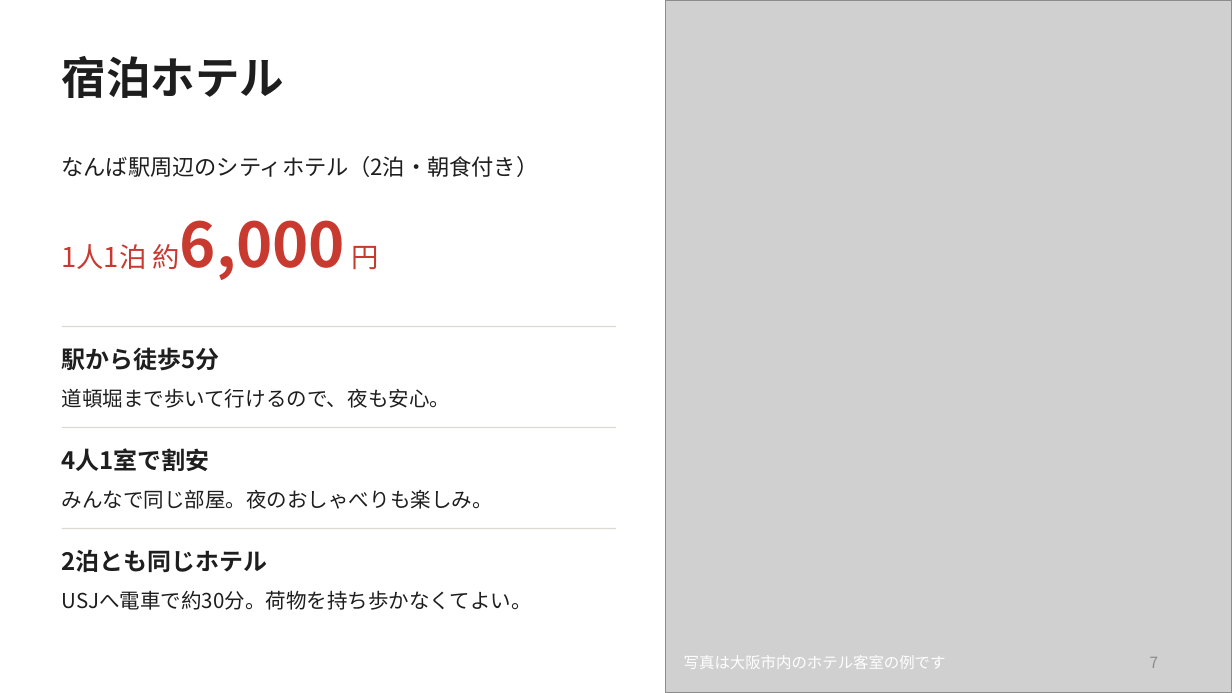
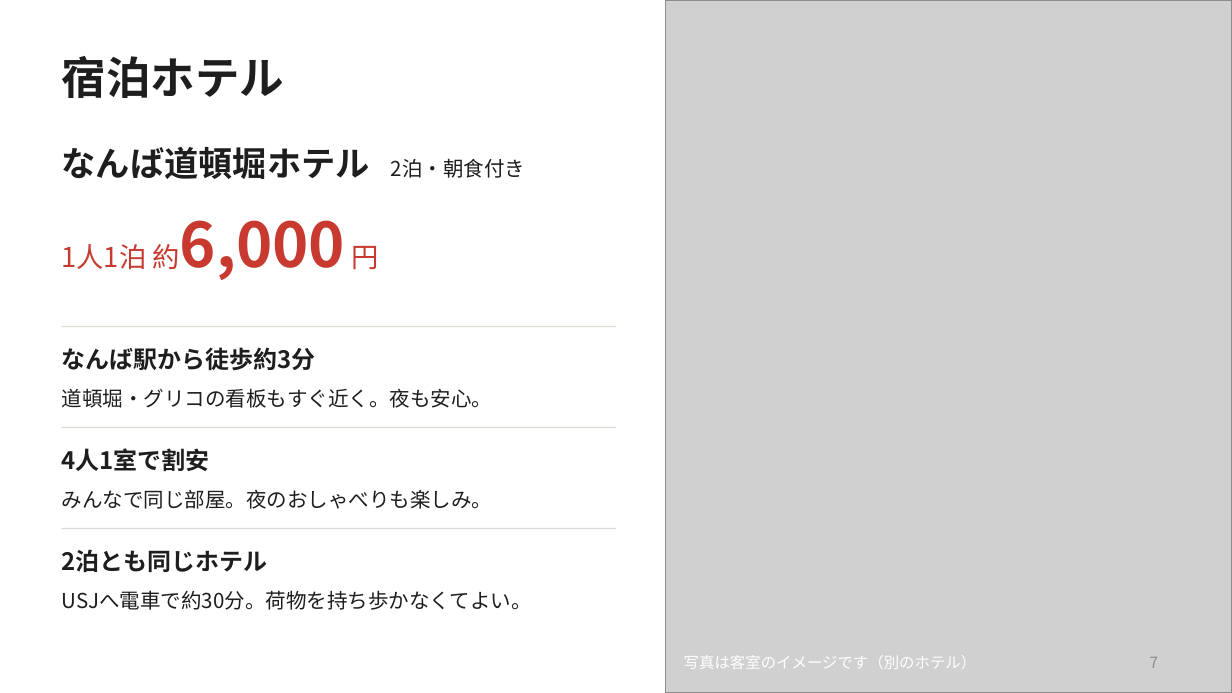
Before and after one commit to devnull0316/devnull-studio, a slide deck: slide 7 of 卒業旅行課題/卒業旅行プラン.pptx. Drawn at 1232x693 pixels with LibreOffice and Linux fonts; fonts in the diff are those of the drawing; grey boxes stand for pictures. Boxes give left, top, right and bottom in pixels: in the first picture for what was removed or moved away, otherwise in the second. Text is boxed around its words. In the diff, an @@ line names an element or a change of style, - is before the commit and + after.

```diff
--- a/卒業旅行課題/卒業旅行プラン.pptx
+++ b/卒業旅行課題/卒業旅行プラン.pptx
@@ text at bbox=[62, 147, 525, 179]: text changed; size 13 to 20 pt; bold on @@
-なんば駅周辺のシティホテル（2泊・朝食付き）
+なんば道頓堀ホテル 2泊・朝食付き
@@ text at bbox=[62, 347, 316, 371]: text changed @@
-駅から徒歩5分
+なんば駅から徒歩約3分
@@ text at bbox=[62, 388, 493, 408]: text changed @@
-道頓堀まで歩いて行けるので、夜も安心。
+道頓堀・グリコの看板もすぐ近く。夜も安心。
@@ text at bbox=[684, 655, 977, 669]: text changed @@
-写真は大阪市内のホテル客室の例です
+写真は客室のイメージです（別のホテル）
```
Also in this commit, not shown: 1 other slide changed, 3 other files.
